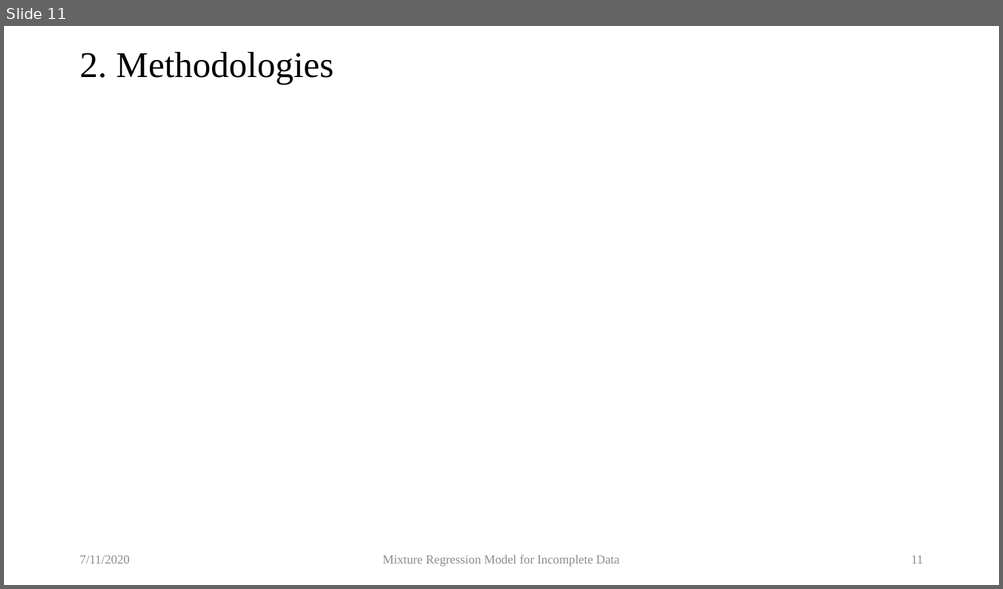
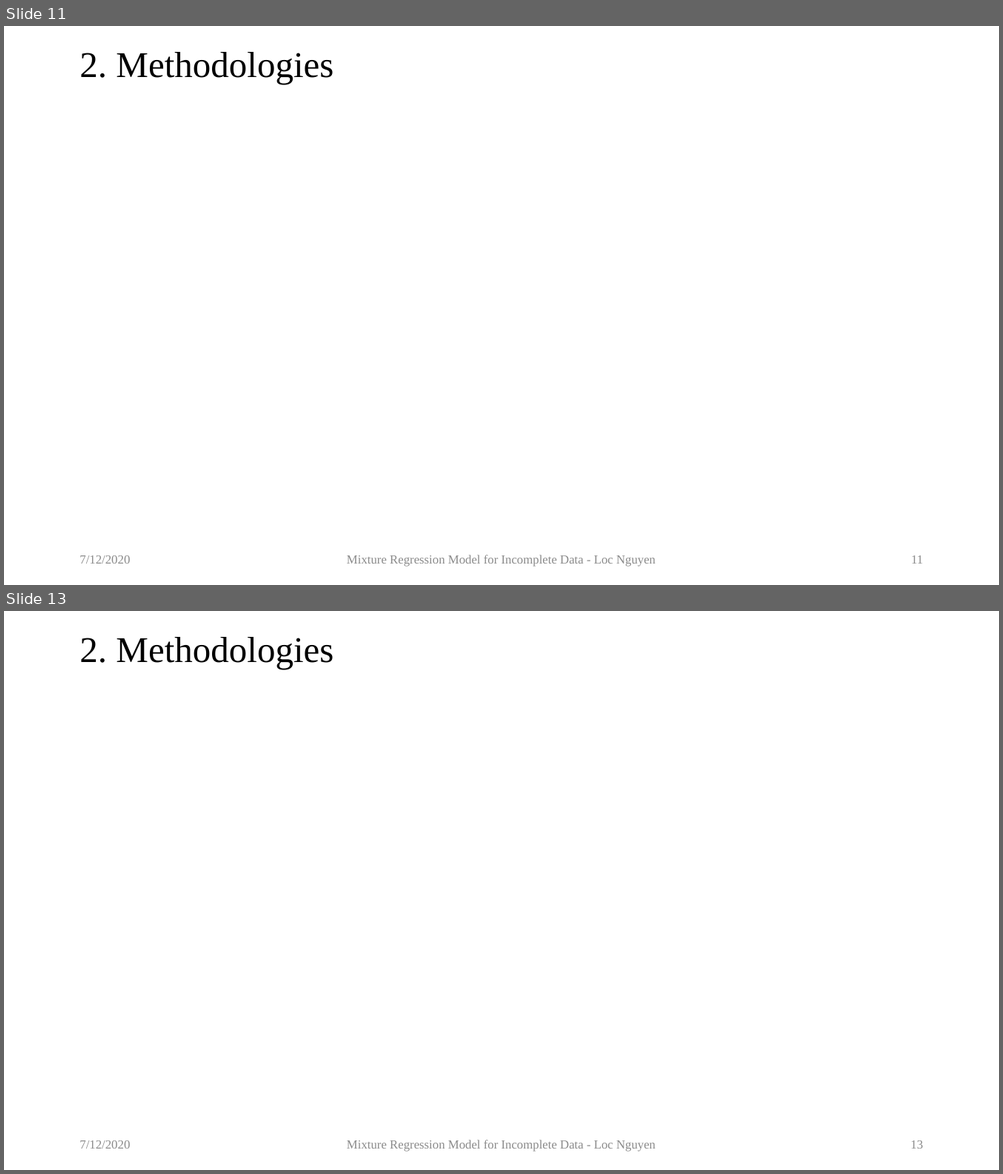
Before and after one commit to locnguyenacademic/sim, a slide deck: 2_design/MixtureRegressionModel/MixtureRegressionModel-RSC.pptx. Shown one above the other, each under a label of ours: slide 11 before the commit, slides 11 and 13 after it; the slides between them are not shown. The pictures are 1003x589 and 1003x1174 pixels, drawn with LibreOffice and Linux fonts; fonts in the diff are those of the drawing; grey boxes stand for pictures. Boxes give left, top, right and bottom in pixels: in the first picture for what was removed or moved away, otherwise in the second. Text is boxed around its words. In the diff, an @@ line names an element or a change of style, - is before the commit and + after.

```diff
--- a/2_design/MixtureRegressionModel/MixtureRegressionModel-RSC.pptx
+++ b/2_design/MixtureRegressionModel/MixtureRegressionModel-RSC.pptx
@@ slide 13 added at [4,611,999,1170], background #FFFFFF @@
@@ title added at [79,637,333,669], 35 pt, text #000000 @@
+2. Methodologies
@@ text added at [79,1141,130,1149], 12 pt, text #8C8C8C @@
+7/12/2020
@@ text added at [347,1140,655,1152], 12 pt, text #8C8C8C @@
+Mixture Regression Model for Incomplete Data - Loc Nguyen
@@ page number added at [910,1141,923,1149], 12 pt, text #8C8C8C @@
+13
@@ slide 11 changed as well @@
@@ text at [79,556,130,564]: text changed @@
-7/11/2020
+7/12/2020
@@ text at [347,555,655,567]: text changed @@
-Mixture Regression Model for Incomplete Data
+Mixture Regression Model for Incomplete Data - Loc Nguyen
```
Also in this commit, not shown: 20 other slides changed, 3 other slides added, 1 other file.
